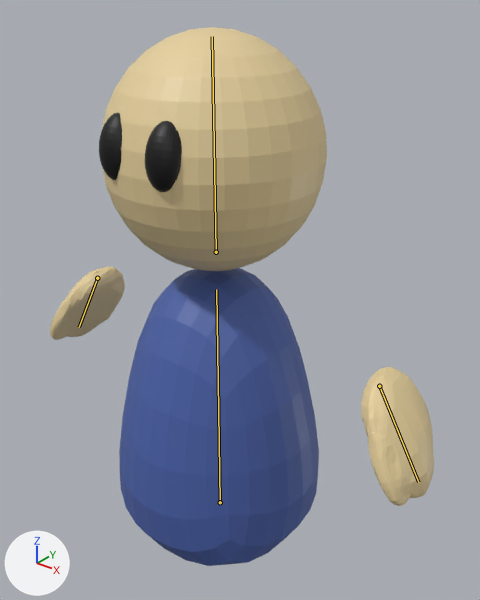
What one commit did to the Blender file Assets/Models/DefaultCharacter.blend.
Before and after are seen from a 50 mm lens placed at (1.59, -1.84, 1.72), pointed at (0.03, 0.11, 0.52). Every picture has the same lights, and +X, +Y and +Z are marked at lower left. The bones that bend it are drawn over the model as lines.

Objects in the first picture: 'Body', 'Head', 'LeftEye', 'LeftHand', 'RightEye', 'RightHand'.
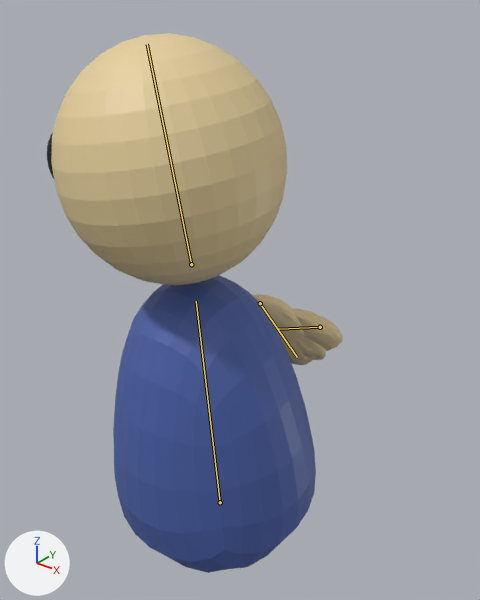
The newer file adds an action. The first version stands in its rest pose; the second is drawn at frame 120 of the action 'Patrol'.

Changed parts and their boxes [x1, y1, x2, y2] in the pictures (480 x 600 px):
'Head', posed
    before: [102, 27, 327, 271]
    after: [51, 33, 287, 285]
'Body', posed
    before: [119, 268, 319, 566]
    after: [113, 276, 316, 573]
'LeftHand', posed
    before: [361, 367, 434, 506]
    after: [292, 309, 343, 351]
'RightHand', posed
    before: [50, 266, 125, 340]
    after: [252, 294, 326, 365]
'LeftEye', posed
    before: [145, 121, 182, 192]
    after: [47, 133, 54, 179]
bone 'BodyBone', root to tip
    before: (220, 502) to (216, 289)
    after: (220, 502) to (196, 301)
bone 'HeadBone', root to tip
    before: (216, 252) to (212, 36)
    after: (191, 264) to (147, 44)
bone 'HandBone.R', root to tip
    before: (97, 278) to (79, 327)
    after: (260, 303) to (297, 357)
bone 'HandBone.L', root to tip
    before: (379, 386) to (418, 482)
    after: (320, 327) to (278, 329)

Patch to the scene script:
```diff
--- a/Assets/Models/DefaultCharacter.blend.py
+++ b/Assets/Models/DefaultCharacter.blend.py
@@ bone_bodybone @@
 bone_bodybone = bpy.data.objects['Armature'].pose.bones['BodyBone']
-bone_bodybone.rotation_quaternion = (1.0, 0.0, 0.0, 0.0)  # degrees (0, 0, 0)
+bone_bodybone.rotation_quaternion = (1.013, 0.056, -0.003, 0.0)  # degrees (6, 0, 0)
@@ bone_headbone @@
 bone_headbone = bpy.data.objects['Armature'].pose.bones['HeadBone']  # child of 'BodyBone'
-bone_headbone.rotation_quaternion = (1.0, 0.0, 0.0, 0.0)  # degrees (0, 0, 0)
+bone_headbone.rotation_quaternion = (0.805, 0.029, -0.59, 0.066)  # degrees (-6, -72, 14)
@@ bone_handbone_r @@
 bone_handbone_r = bpy.data.objects['Armature'].pose.bones['HandBone.R']  # child of 'BodyBone'
-bone_handbone_r.location = (0.0, 0.0, 0.0)
-bone_handbone_r.rotation_quaternion = (1.0, 0.0, 0.0, 0.0)  # degrees (0, 0, 0)
+bone_handbone_r.location = (-0.655, -0.256, -0.456)
+bone_handbone_r.rotation_quaternion = (0.559, 0.18, -0.712, 0.384)  # degrees (77, -111, -29)
@@ bone_handbone_l @@
 bone_handbone_l = bpy.data.objects['Armature'].pose.bones['HandBone.L']  # child of 'BodyBone'
-bone_handbone_l.location = (0.0, 0.0, 0.0)
-bone_handbone_l.rotation_quaternion = (1.0, 0.0, 0.0, 0.0)  # degrees (0, 0, 0)
+bone_handbone_l.location = (0.569, -0.095, -0.561)
+bone_handbone_l.rotation_quaternion = (0.567, 0.257, 0.42, -0.66)  # degrees (-27, 55, -113)
```
